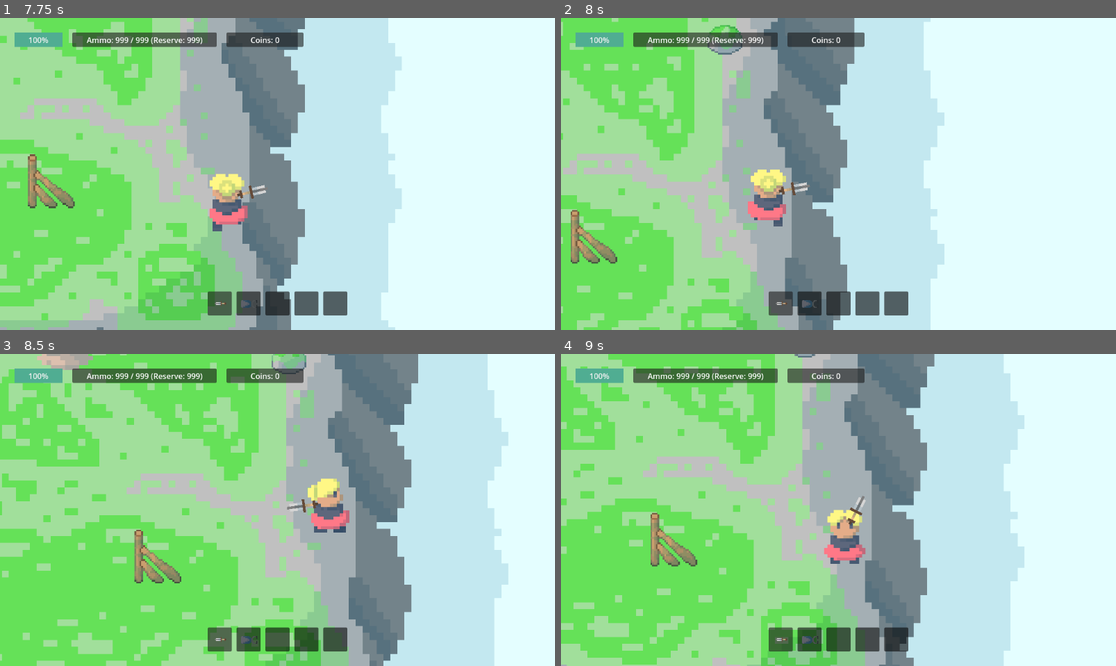
Above: before the commit, frames 1-4 (two rows, left to right).
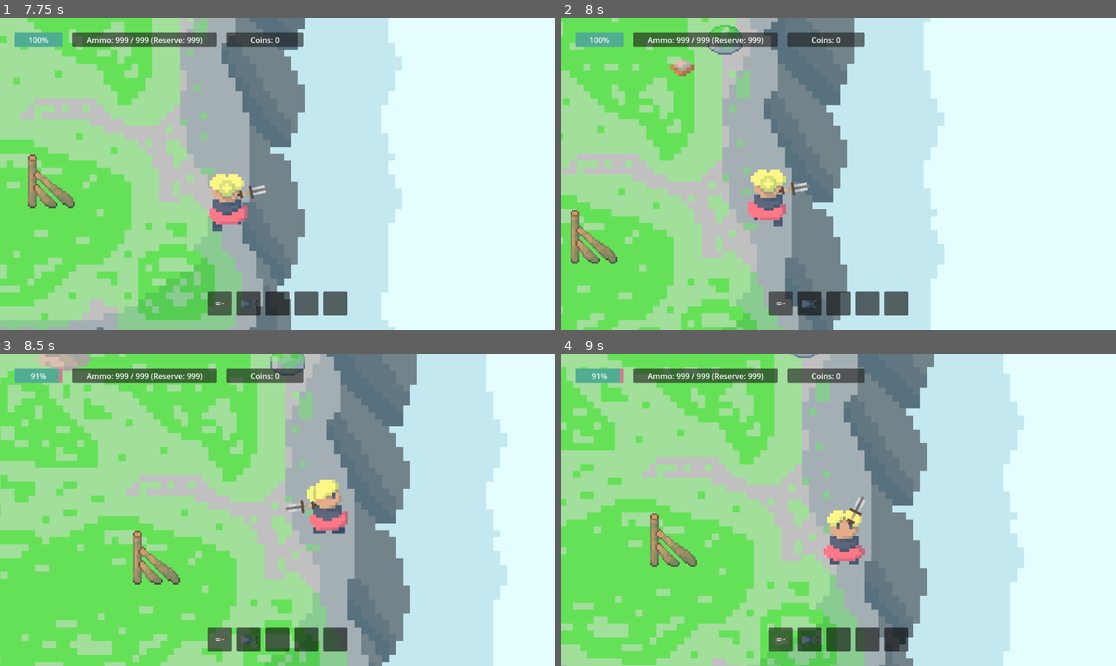
Above: after the commit, the same moments.

Repository: Kryzi/Eksamens-projekt
Game: Godot game, scene res://scenes/main_menu/main_menu.tscn
Two runs of this game, one before a commit and one after it. Both use one fixed random seed, a clock stepped at 60 frames per second and the inputs below. Sound files missing from this copy of the repository are replaced by a short silence.
Inputs (mouse positions are in pixels of both pictures, inside the frame that each line leads up to):
- Up to frame 1 (7.75 s): click "START" at 0.5 s; move the mouse to (399, 158) at 1.27 s; hold D (Right) 1.28-2.03 s; tap 1 (1) at 1.35, 2.3, 3.6, 5.3, 6.8, 7.35 s; tap 4 (4) at 1.55, 2.1, 3.05, 4.35, 6.05, 7.55 s; move the mouse to (166, 189) at 2.02 s; hold S (Down) 2.03-2.78 s; move the mouse to (333, 105) at 2.77 s; hold D (Right) 2.78-3.53 s; tap 0 (0) at 2.85 s; move the mouse to (249, 236) at 3.52 s; hold W (Up) 3.53-4.28 s; move the mouse to (444, 220) at 4.27 s; hold A (Left) 4.28-5.78 s; move the mouse to (111, 127) at 5.02 s; tap Shift (Dash) at 5.1 s; move the mouse to (305, 174) at 5.77 s; press the mouse at (305, 174) at 5.78 s; hold S (Down) 5.78-6.53 s; move the mouse to (194, 96) at 6.52 s; release the mouse at (194, 96) at 6.53 s; hold D (Right) 6.53-7.28 s; tap X (x) at 6.6 s; move the mouse to (399, 158) at 7.27 s; hold W (Up) from 7.28 s (still down)
- Up to frame 2 (8 s): keep holding W (Up)
- Up to frame 3 (8.5 s): move the mouse to (166, 525) at 8.02 s; release W (Up) at 8.03 s; hold D (Right) from 8.03 s (still down); tap 4 (4) at 8.1 s; tap 1 (1) at 8.3 s
- Up to frame 4 (9 s): move the mouse to (894, 441) at 8.77 s; release D (Right) at 8.78 s; hold S (Down) from 8.78 s (still down); tap 0 (0) at 8.85 s

Frame 1 is identical in both runs. In frame 2, 0.2% of the frame differs, in the area x 19-25%, y 13-19%; in frame 3, 6.3%, in the area x 0-92%, y 0-100%; in frame 4, 2.2%.

Commit message:
shopkeeper collision fungere forhåbenligt

Diff:
--- a/scripts/map_controller/spawner.gd
+++ b/scripts/map_controller/spawner.gd
@@ -139,11 +139,10 @@
 	else:
 		var enemy_scenes = []
 		# Vælg en tilfældig fjende at spawne
-		'if (PlayerInfo.bossTimer <= 3):
+		if (PlayerInfo.bossTimer <= 3):
 			enemy_scenes = [enemy_1, enemy_3]
 		else:
-			enemy_scenes = [enemy_1, enemy_2, enemy_3]'
-		enemy_scenes = [ enemy_2]
+			enemy_scenes = [enemy_1, enemy_2, enemy_3]
 		var selected_enemy = enemy_scenes[randi() % enemy_scenes.size()]
 
 		var enemy_instance = selected_enemy.instantiate()
